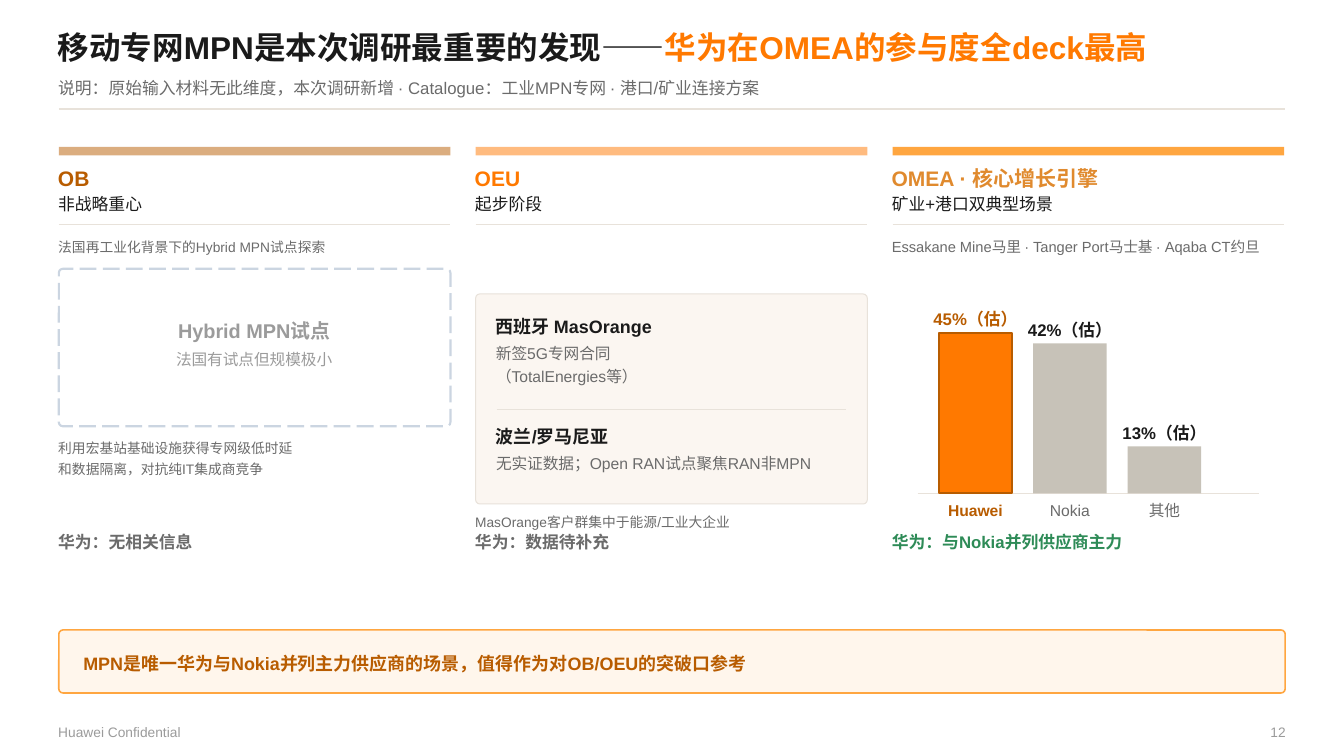
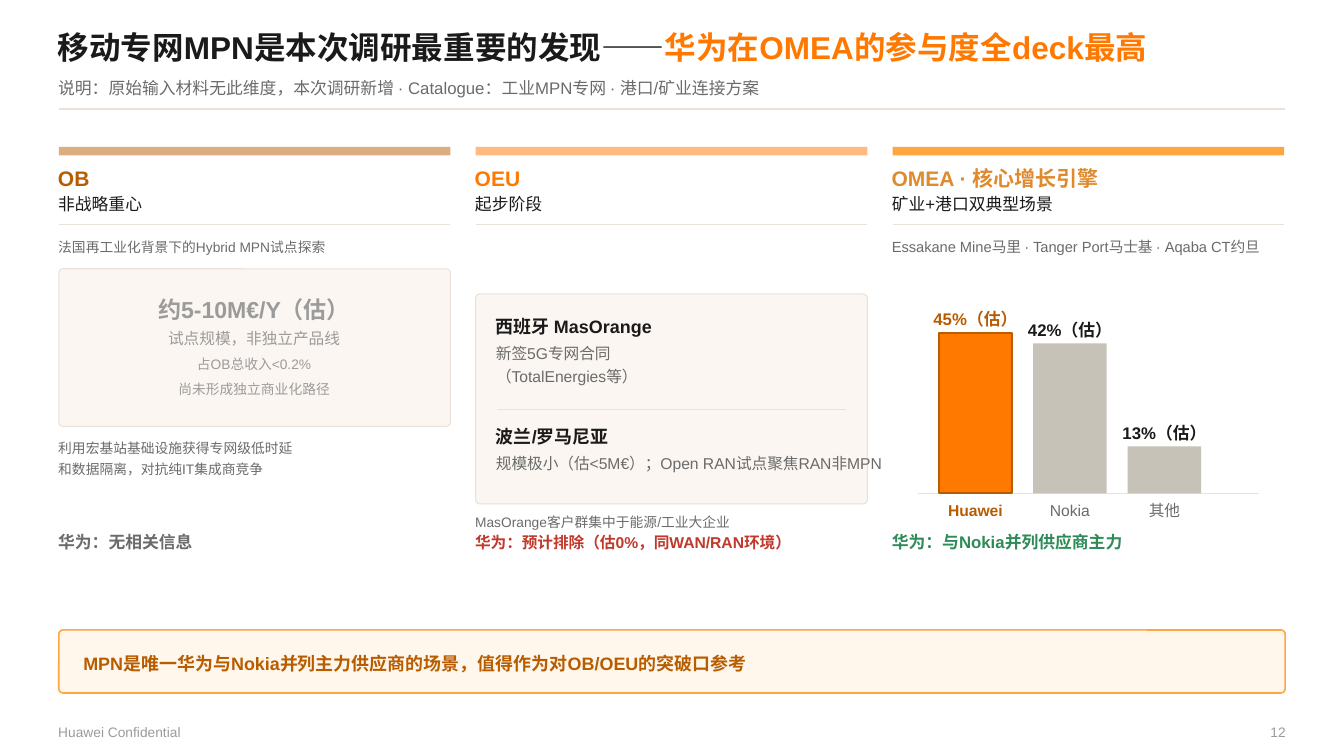
Before and after one commit to Chaoding1215/Claude, a slide deck: slide 12 of reference/Orange Business 三大区域B2B业务洞察 20260703.pptx. Drawn at 1344x756 pixels with LibreOffice and Linux fonts; fonts in the diff are those of the drawing. Boxes give left, top, right and bottom in pixels: in the first picture for what was removed or moved away, otherwise in the second. Text is boxed around its words. In the diff, an @@ line names an element or a change of style, - is before the commit and + after.

```diff
--- a/reference/Orange Business 三大区域B2B业务洞察 20260703.pptx
+++ b/reference/Orange Business 三大区域B2B业务洞察 20260703.pptx
@@ rounded rectangle at (x1=58, y1=269, x2=451, y2=426): fill none to #FBF6F1; outline #CBD5E1 1.5 pt dashed to #E8E2DA 0.75 pt @@
@@ text added at (x1=158, y1=298, x2=350, y2=320), 16.5 pt, text #9B9B9B, bold @@
+约5-10M€/Y（估）
@@ text removed at (x1=178, y1=323, x2=330, y2=342) @@
-Hybrid MPN试点
@@ text at (x1=168, y1=331, x2=340, y2=346): text changed @@
-法国有试点但规模极小
+试点规模，非独立产品线
@@ text added at (x1=197, y1=357, x2=311, y2=370), 9.8 pt, text #9B9B9B @@
+占OB总收入<0.2%
@@ text added at (x1=178, y1=382, x2=329, y2=395), 9.8 pt, text #9B9B9B @@
+尚未形成独立商业化路径
@@ text at (x1=496, y1=456, x2=882, y2=472): text changed @@
-无实证数据；Open RAN试点聚焦RAN非MPN
+规模极小（估<5M€）；Open RAN试点聚焦RAN非MPN
@@ text removed at (x1=475, y1=534, x2=609, y2=550) @@
-华为：数据待补充
@@ text added at (x1=475, y1=534, x2=791, y2=550), 11.2 pt, text #C0392B, bold @@
+华为：预计排除（估0%，同WAN/RAN环境）
```
Also in this commit, not shown: 13 other slides changed, 1 slide added, 1 slide removed, 1 other file.
